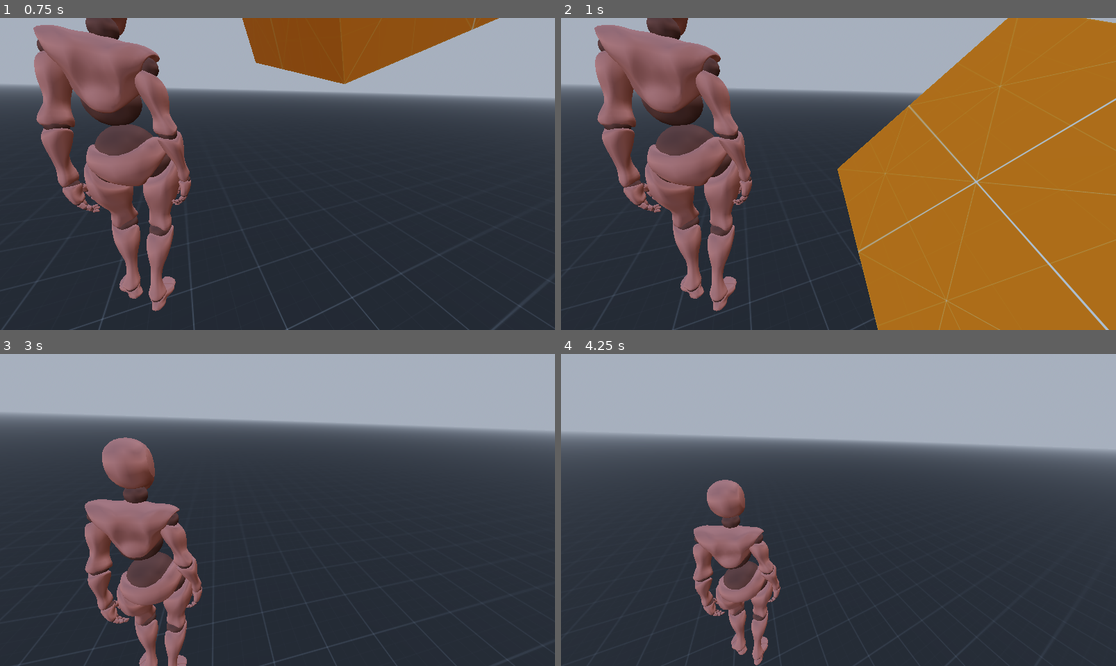
Above: before the commit, frames 1-4 (two rows, left to right).
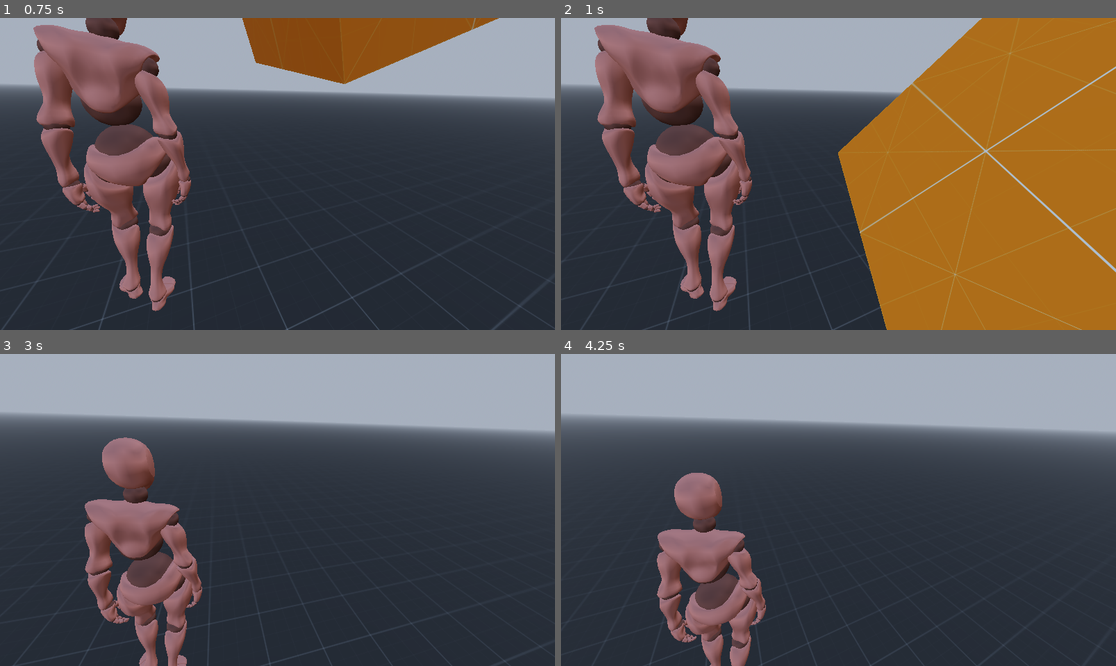
Above: after the commit, the same moments.

Repository: BenjaNavarro/oni-academy
Game: Godot game, scene res://scenes/main.tscn
Same seed, same stepped clock (60 frames per second), same inputs: the game is played once before the commit and once after it.
Inputs (mouse positions are in pixels of both pictures, inside the frame that each line leads up to):
- Up to frame 1 (0.75 s): tap Enter at 0.5 s; move the mouse to (305, 174) at 0.52 s; hold W (move_forward) from 0.53 s (still down); hold Ctrl (crouch) from 0.53 s (still down); click (305, 174) at 0.67 s
- Up to frame 2 (1 s): keep holding W (move_forward); keep holding Ctrl (crouch); tap Space (jump) at 0.77 s; tap Shift (sprint) at 0.8 s
- Up to frame 3 (3 s): keep holding W (move_forward); tap Space (jump) at 1.07, 1.52, 1.55, 1.82 s; move the mouse to (249, 510) at 1.27 s; release Ctrl (crouch) at 1.28 s; tap Shift (sprint) at 1.35 s; move the mouse to (288, 503) at 2.02 s; hold Space (jump) 2.03-2.78 s; tap Ctrl (crouch) at 2.3, 2.85 s; move the mouse to (271, 516) at 2.77 s; click (271, 516) at 2.92 s
- Up to frame 4 (4.25 s): keep holding W (move_forward); tap Space (jump) at 3.02, 3.32, 3.77, 3.8, 4.07 s; tap Shift (sprint) at 3.05 s; move the mouse to (877, 513) at 3.52 s; hold Shift (sprint) from 3.53 s (still down)

Frame 1 is identical in both runs. In frame 2, 4.6% of the frame differs, in the area x 1-100%, y 0-100%; in frame 3, less than 0.1%; in frame 4, 16%, in the area x 0-100%, y 19-100%.

Commit message:
Update

Diff:
--- a/scripts/player.gd
+++ b/scripts/player.gd
@@ -16,7 +16,7 @@
 @export var double_tap_window = 0.3
 
 # --- SALTO PROTOTYPE ---
-@export var jump_base_force = 2.5
+@export var jump_base_force = 2.0
 @export var air_control = 0.3
 @export var long_jump_boost = 5.0
 @export var bunny_hop_boost = 2.0
@@ -94,20 +94,23 @@
 		stamina = max_stamina
 
 func _input(event):
-	# Cámara
+	# --- CÁMARA ---
 	if event is InputEventMouseMotion:
 		rotate_y(-event.relative.x * mouse_sensitivity)
 		camera_mount.rotate_x(-event.relative.y * mouse_sensitivity)
 		camera_mount.rotation.x = clamp(camera_mount.rotation.x, -1.2, 1.2)
 
-	# Dash (doble Shift)
+	# --- DASH (doble Shift) ---
 	if event.is_action_pressed("sprint"):
 		var current_time = Time.get_ticks_msec() / 1000.0
+
 		if current_time - last_sprint_tap < double_tap_window and dash_cooldown <= 0:
-			start_dash()
+			if is_on_floor():
+				start_dash()
+
 		last_sprint_tap = current_time
 
-	# Crouch (mantener, estilo Source)
+	# --- CROUCH ---
 	if event.is_action_pressed("crouch"):
 		is_crouching = true
 		apply_crouch(true)
@@ -118,9 +121,31 @@
 		else:
 			wants_uncrouch = true
 
-	# --- BUNNY HOP: Detectar pulsación de salto ---
+	# --- SALTO / BUNNY HOP ---
 	if event.is_action_pressed("jump"):
 		try_bunny_hop()
+
+func start_dash():
+	# Guarda: si no estamos en el suelo, no hacemos nada
+	if not is_on_floor():
+		return
+
+	is_dashing = true
+	dash_timer = dash_duration
+	dash_cooldown = dash_cooldown_max
+
+	# Romper bunny hop al dashear
+	bhop_speed_bonus = 0.0
+	bhop_chain_count = 0
+
+	var input_dir = Input.get_vector("move_left", "move_right", "move_forward", "move_back")
+	var dir = (transform.basis * Vector3(input_dir.x, 0, input_dir.y)).normalized()
+	if dir == Vector3.ZERO:
+		dir = -transform.basis.z
+
+	velocity.x = dir.x * dash_speed
+	velocity.z = dir.z * dash_speed
+	velocity.y = 0  # Dash puramente horizontal en el suelo
 
 func _physics_process(delta):
 	# Timers
@@ -154,7 +179,9 @@
 	# Estados y movimiento
 	handle_states(delta)
 	handle_jump_charge(delta)
-	handle_movement_logic(delta)
+	# handle_movement_logic(delta)
+	if not is_dashing:
+		handle_movement_logic(delta)
 
 	# Físicas
 	move_and_slide()
@@ -277,7 +304,6 @@
 	is_crouch_jumping = false
 
 func play_bhop_feedback(timing: String):
-	# Referencia segura a la cámara (usamos la ruta correcta)
 	var cam = $camera_mount/Camera3D
 
 	if timing == "perfect" and cam != null:
@@ -285,19 +311,13 @@
 		fov_tween.tween_property(cam, "fov", 85 + (bhop_chain_count * 2), 0.1)
 		fov_tween.tween_property(cam, "fov", 75, 0.3)
 
-	# Visual: pequeño impulso de cámara hacia abajo (feel de "rebote")
 	if camera_mount != null:
 		var cam_bump = create_tween()
 		var start_y = camera_mount.position.y
 		var target_y = 1.5 if not is_crouching else 0.8
 
 		cam_bump.tween_property(camera_mount, "position:y", start_y - 0.1, 0.05)
-		cam_bump.tween_property(camera_mount, "position:y", target_y, 0.1)
-
-	# Visual: pequeño impulso de cámara hacia abajo (feel de "rebote")
-	var cam_bump = create_tween()
-	cam_bump.tween_property(camera_mount, "position:y", camera_mount.position.y - 0.1, 0.05)
-	cam_bump.tween_property(camera_mount, "position:y", 1.5 if not is_crouching else 0.8, 0.1)
+		cam_bump.tween_property(camera_mount, "position:y", target_y, 0.1)  # ← DESCOMENTA ESTA
 
 # =============================================================================
 # SALTO NORMAL / CARGA (Prototype)
@@ -424,27 +444,6 @@
 		if direction:
 			velocity.x = lerp(velocity.x, direction.x * current_speed, air_control * delta * 5.0)
 			velocity.z = lerp(velocity.z, direction.z * current_speed, air_control * delta * 5.0)
-# =============================================================================
-# DASH
-# =============================================================================
-func start_dash():
-	is_dashing = true
-	dash_timer = dash_duration
-	dash_cooldown = dash_cooldown_max
-
-	# Romper bunny hop al dashear
-	bhop_speed_bonus = 0.0
-	bhop_chain_count = 0
-
-	var input_dir = Input.get_vector("move_left", "move_right", "move_forward", "move_back")
-	var dir = (transform.basis * Vector3(input_dir.x, 0, input_dir.y)).normalized()
-	if dir == Vector3.ZERO:
-		dir = -transform.basis.z
-
-	velocity.x = dir.x * dash_speed
-	velocity.z = dir.z * dash_speed
-	if is_on_floor():
-		velocity.y = 0
 
 # =============================================================================
 # CROUCH & CROUCH JUMP
